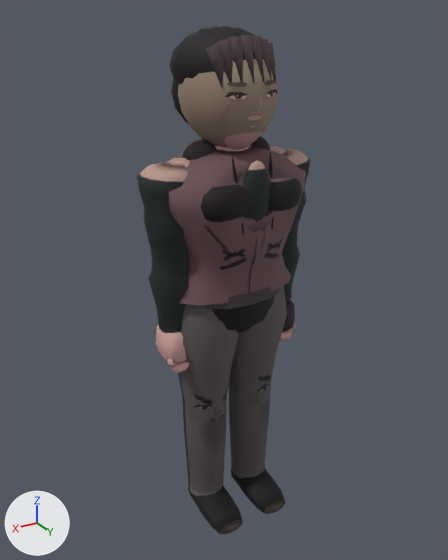
A saved change to the glTF model assets/models/richeon_a.glb.
The view is the same before and after, from a camera (50 mm lens) standing at (1.143, 1.876, 1.946) and looking at (0.005, -0.021, 0.997). Arrows for +X, +Y and +Z are at lower left; the lights stay in place. The picture after the commit comes second. Vertices at exactly the same position are counted once.

The first picture shows 'Body'.
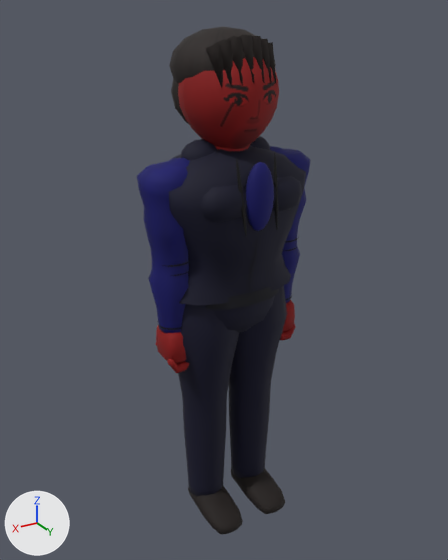
Where the change shows, as pixel boxes (x1, y1, x2, y2) in the pictures (448 x 560 px; the box of a moved part takes in the faces that stretch with it):
part 1 of me_mesh_0, moved or reshaped
    before: (269, 152, 274, 230)
    after: (273, 153, 278, 230)
part 2 of me_mesh_0, moved or reshaped
    before: (232, 156, 244, 236)
    after: (236, 158, 247, 238)
part 3 of me_mesh_0, deleted
    before: (220, 80, 278, 127)
part 4 of me_mesh_0, moved or reshaped
    before: (178, 26, 279, 222)
    after: (178, 57, 279, 231)
part 5 of me_mesh_0, surface changed
    both: (137, 26, 310, 534)

The change in detail:
me_mesh_0 is used by ob_body; location (0.0, 0.0, 0.0).
me_mesh_0 had 4603 vertices, 8198 faces and spanned x -0.34..0.34, y -0.21..0.23, z -0.03..1.91.
me_mesh_0 now has 3648 vertices, 6732 faces and spans x -0.34..0.34, y -0.21..0.23, z -0.03..1.91.
me_mesh_0 part 1: the loose piece of 72 vertices spanning x -0.08..-0.06, y 0.15..0.2, z 1.25..1.52 is moved by (0.0, 0.02, 0.0).
me_mesh_0 part 2: the loose piece of 72 vertices spanning x 0.06..0.08, y 0.15..0.2, z 1.25..1.52 is moved by (0.0, 0.02, 0.0).
me_mesh_0 part 3: 19 loose pieces with 817 vertices, spanning x -0.1..0.11, y 0.12..0.18, z 1.6..1.75, are deleted.
me_mesh_0 part 4: 65 vertices moved from x -0.14..0.14, y -0.14..0.21, z 1.26..1.84 to x -0.14..0.14, y -0.14..0.23, z 1.26..1.84; 485 vertices removed from x -0.16..0.16, y -0.2..0.21, z 1.26..1.91; 347 vertices added at x -0.17..0.17, y -0.17..0.23, z 1.26..1.88.
me_mesh_0 part 5: 5510 kept faces spanning x -0.34..0.34, y -0.21..0.23, z -0.03..1.91 get new texture (UV) coordinates.
Other edits to the shape of me_mesh_0 do not show in these pictures.
